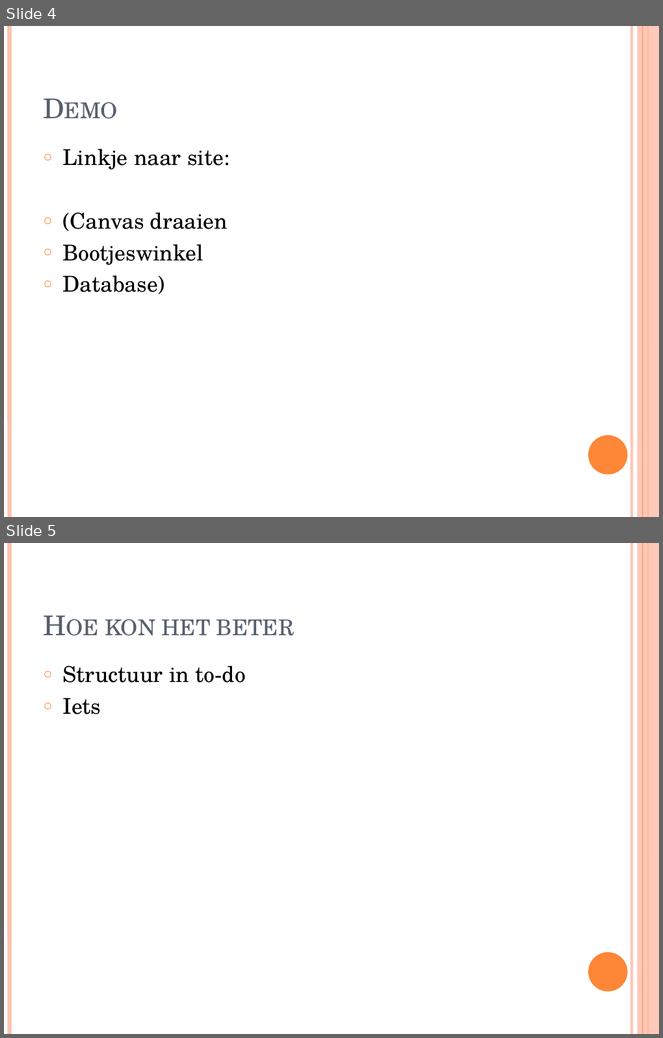
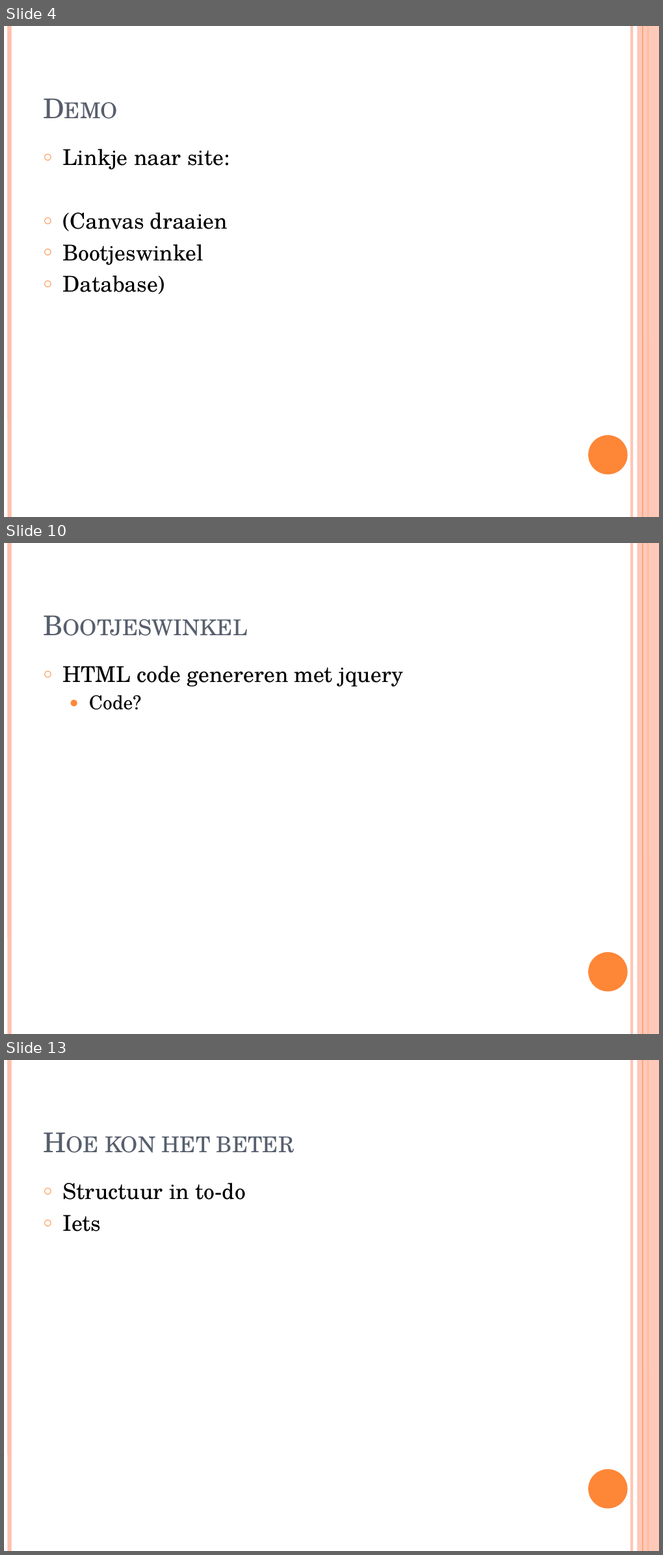
Before and after one commit to jennydenouden/spel, a slide deck: presentatie.pptx. Shown one above the other, each under a label of ours: slides 4 and 5 before the commit, slides 4, 10 and 13 after it; the slides between them are not shown. The pictures are 663x1038 and 663x1555 pixels, drawn with LibreOffice and Linux fonts; fonts in the diff are those of the drawing. Boxes give left, top, right and bottom in pixels: in the first picture for what was removed or moved away, otherwise in the second. Text is boxed around its words. In the diff, an @@ line names an element or a change of style, - is before the commit and + after.

```diff
--- a/presentatie.pptx
+++ b/presentatie.pptx
@@ slide 10 added at (4,543,659,1034), background #FFFFFF; not listed: 6 template elements that a slide beside it also shows @@
@@ title added at (36,563,572,644), 30 pt, text #575F6D, small capitals @@
+Bootjeswinkel
@@ text added at (63,666,403,710), 24 pt, text #000000 @@
+○ HTML code genereren met jquery
+  ● Code?
@@ what was slide 5 is now slide 13 @@
```
Also in this commit, not shown: 7 other slides added.
